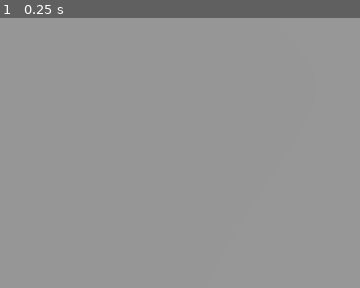
Above: before the commit, frame 1.
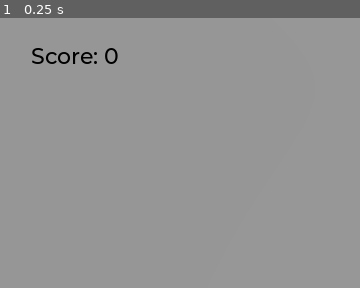
Above: after the commit, the same moment.

Repository: lainfox/dodge-the-creeps-3d
Game: Godot game, scene res://main.tscn
Two runs of this game, one before a commit and one after it. Both use one fixed random seed, a clock stepped at 60 frames per second and the inputs below.
Inputs:
- Up to frame 1 (0.25 s): no input
The pictures show only the part of the screen within x 0-50%, y 0-50%; the shares and areas given below are measured in that part.

The runs differ from the first frame. In frame 1, 0.5% of the frame differs, in the area x 8-33%, y 11-18%.

Commit message:
Add score and replay

Diff:
--- a/main.gd
+++ b/main.gd
@@ -3,9 +3,17 @@
 @export var mob_scene: PackedScene
 
 
+func _ready() -> void:
+	$UserInterface/Retry.hide()
+
+
+
+
 func _on_mob_timer_timeout() -> void:
 	# Create a new instance of the Mob scene.
 	var mob = mob_scene.instantiate()
+	# We connect the mob to the score label to update the score upon squashing one.
+	mob.squashed.connect($UserInterface/ScoreLabel._on_mob_squashed.bind())
 
 	# Choose a random location on the SpawnPath.
 	# We store the reference to the SpawnLocation node.
@@ -22,3 +30,10 @@
 
 func _on_player_hit() -> void:
 	$MobTimer.stop()
+	$UserInterface/Retry.show()
+
+
+func _unhandled_input(event: InputEvent) -> void:
+	if event.is_action_pressed("ui_accept") and $UserInterface/Retry.visible:
+		# This restarts the current scene.
+		get_tree().reload_current_scene()
--- a/main.tscn
+++ b/main.tscn
@@ -1,8 +1,10 @@
-[gd_scene load_steps=9 format=3 uid="uid://ce85yggih16a5"]
+[gd_scene load_steps=12 format=3 uid="uid://ce85yggih16a5"]
 
 [ext_resource type="PackedScene" uid="uid://cnyuhg7emke1i" path="res://player.tscn" id="1_ewq42"]
 [ext_resource type="Script" path="res://main.gd" id="1_y8rc6"]
 [ext_resource type="PackedScene" uid="uid://q82ffj5n7sna" path="res://mob.tscn" id="2_jfht1"]
+[ext_resource type="FontFile" uid="uid://bmv1qoc65u1sm" path="res://fonts/Montserrat-Medium.ttf" id="4_pqlut"]
+[ext_resource type="Script" path="res://score-label.gd" id="5_hd8na"]
 
 [sub_resource type="BoxShape3D" id="BoxShape3D_w3wsm"]
 size = Vector3(60, 2, 60)
@@ -22,6 +24,10 @@
 "tilts": PackedFloat32Array(0, 0, 0, 0, 0)
 }
 point_count = 5
+
+[sub_resource type="Theme" id="Theme_d6obj"]
+default_font = ExtResource("4_pqlut")
+default_font_size = 22
 
 [node name="Main" type="Node"]
 script = ExtResource("1_y8rc6")
@@ -82,5 +88,48 @@
 wait_time = 0.5
 autostart = true
 
+[node name="UserInterface" type="Control" parent="."]
+layout_mode = 3
+anchors_preset = 15
+anchor_right = 1.0
+anchor_bottom = 1.0
+grow_horizontal = 2
+grow_vertical = 2
+theme = SubResource("Theme_d6obj")
+
+[node name="ScoreLabel" type="Label" parent="UserInterface"]
+layout_mode = 0
+offset_left = 31.0
+offset_top = 24.0
+offset_right = 92.0
+offset_bottom = 47.0
+theme_override_colors/font_color = Color(0, 0, 0, 1)
+text = "Score: 0"
+script = ExtResource("5_hd8na")
+
+[node name="Retry" type="ColorRect" parent="UserInterface"]
+layout_mode = 1
+anchors_preset = 15
+anchor_right = 1.0
+anchor_bottom = 1.0
+grow_horizontal = 2
+grow_vertical = 2
+color = Color(0, 0, 0, 0.4)
+
+[node name="Label" type="Label" parent="UserInterface/Retry"]
+layout_mode = 1
+anchors_preset = 8
+anchor_left = 0.5
+anchor_top = 0.5
+anchor_right = 0.5
+anchor_bottom = 0.5
+offset_left = -109.0
+offset_top = -14.0
+offset_right = 109.0
+offset_bottom = 14.0
+grow_horizontal = 2
+grow_vertical = 2
+text = "Press Enter to retry."
+
 [connection signal="hit" from="Player" to="." method="_on_player_hit"]
 [connection signal="timeout" from="MobTimer" to="." method="_on_mob_timer_timeout"]
--- /dev/null
+++ b/score-label.gd
@@ -0,0 +1,7 @@
+extends Label
+
+var score := 0
+
+func _on_mob_squashed() -> void:
+	score += 1
+	text = "Score: %s" % score
